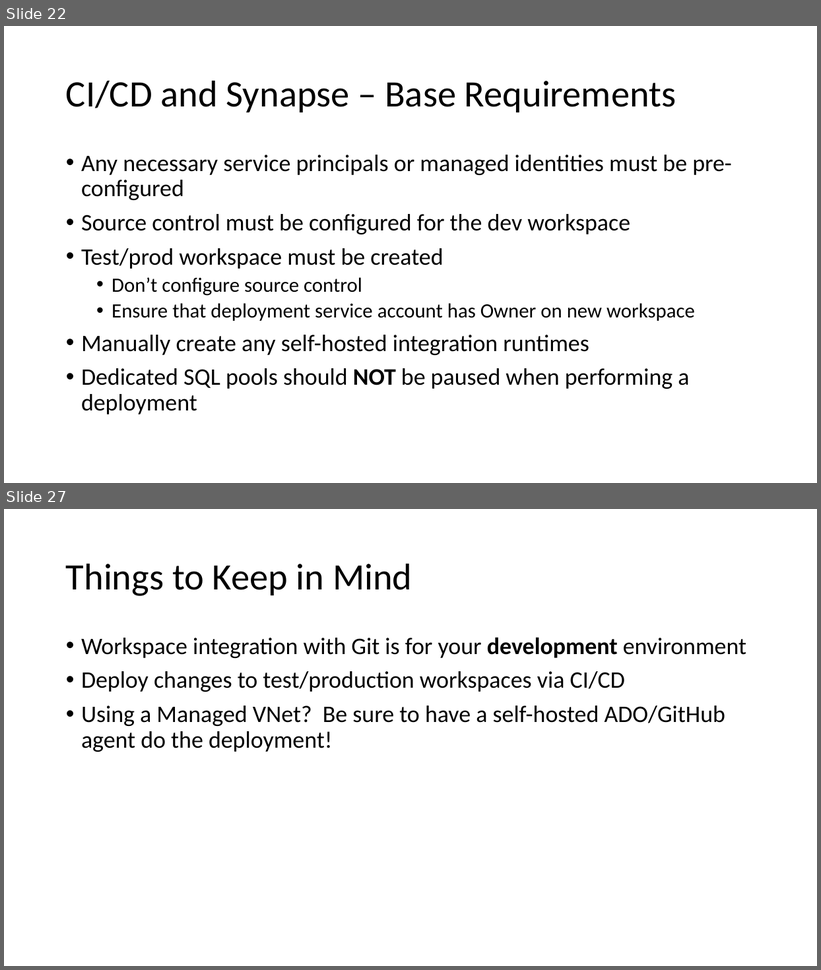
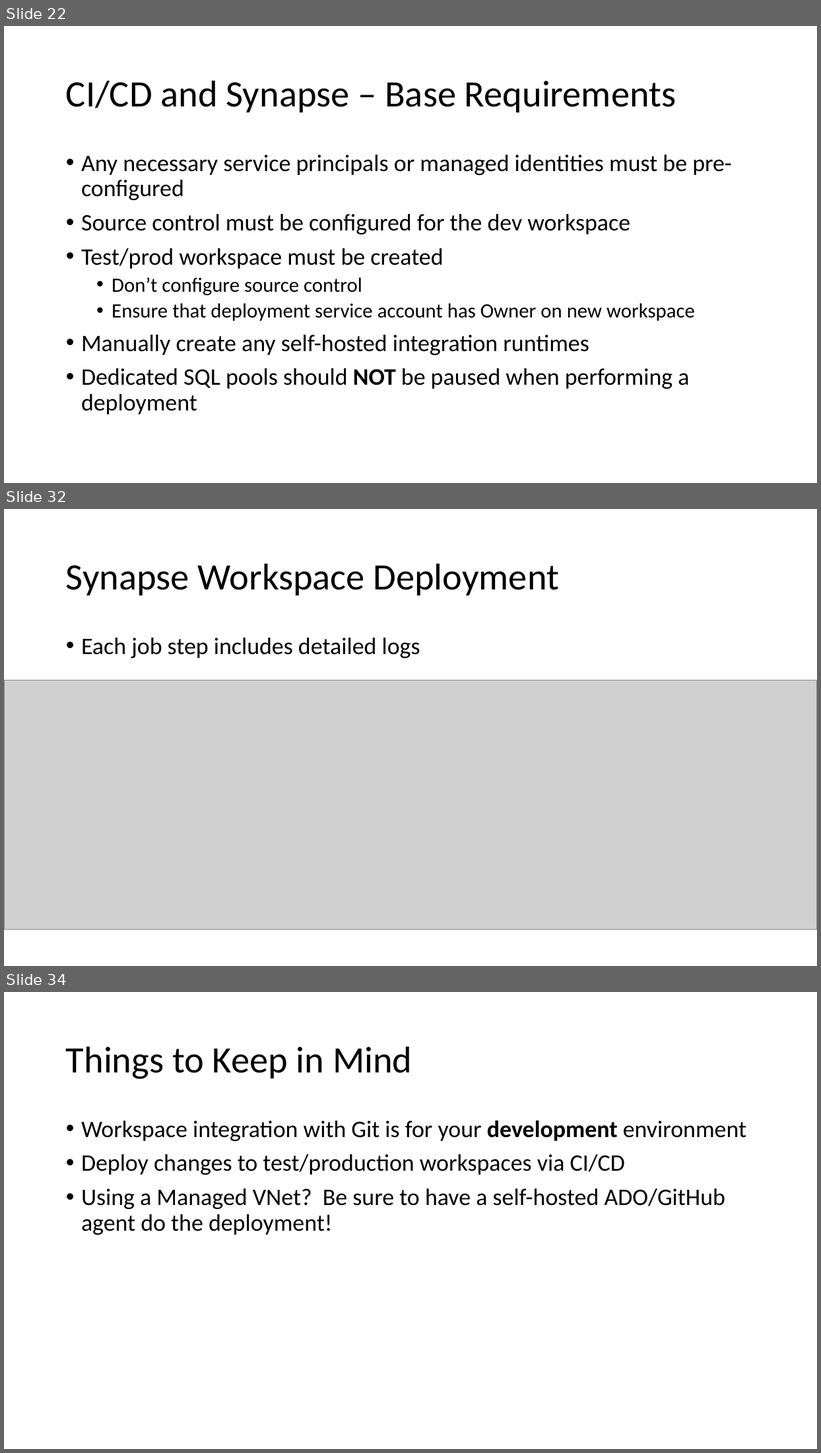
Before and after one commit to solliancenet/precon-synapse-power-bi, a slide deck: Slides/02 - Synapse Development.pptx. Shown one above the other, each under a label of ours: slides 22 and 27 before the commit, slides 22, 32 and 34 after it; the slides between them are not shown. The pictures are 821x970 and 821x1453 pixels, drawn with LibreOffice and Linux fonts; fonts in the diff are those of the drawing; grey boxes stand for pictures. Boxes give left, top, right and bottom in pixels: in the first picture for what was removed or moved away, otherwise in the second. Text is boxed around its words. In the diff, an @@ line names an element or a change of style, - is before the commit and + after.

```diff
--- a/Slides/02 - Synapse Development.pptx
+++ b/Slides/02 - Synapse Development.pptx
@@ slide 32 added at box(4, 509, 817, 966), background #FFFFFF @@
@@ title added at box(66, 563, 560, 595), 44 pt, text #000000 @@
+Synapse Workspace Deployment
@@ text added at box(81, 638, 420, 658), 28 pt, text #000000 @@
+• Each job step includes detailed logs
@@ picture added at box(4, 681, 817, 931) @@
@@ what was slide 27 is now slide 34 @@
```
Also in this commit, not shown: 3 slides changed, 7 other slides added, 1 slide removed, 1 other file.
